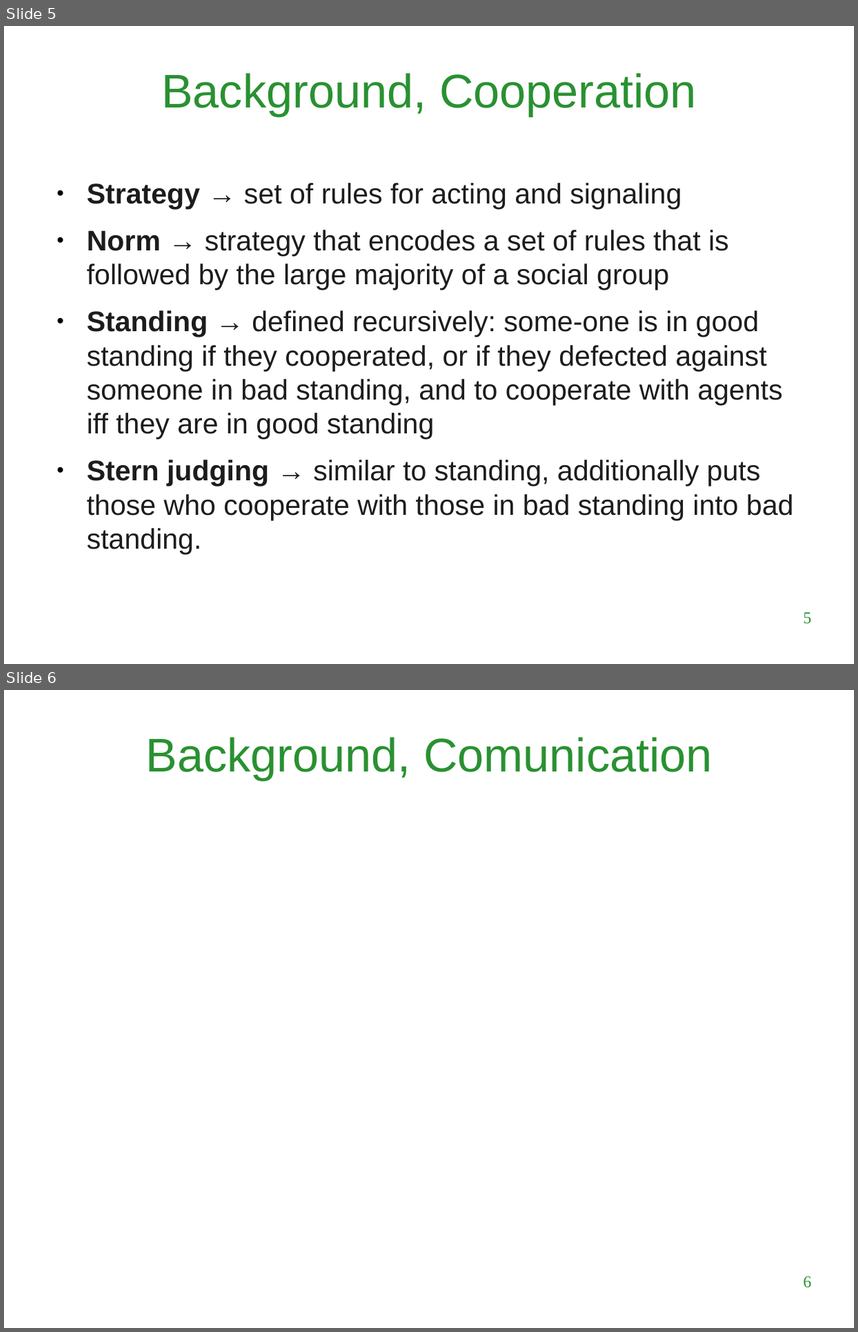
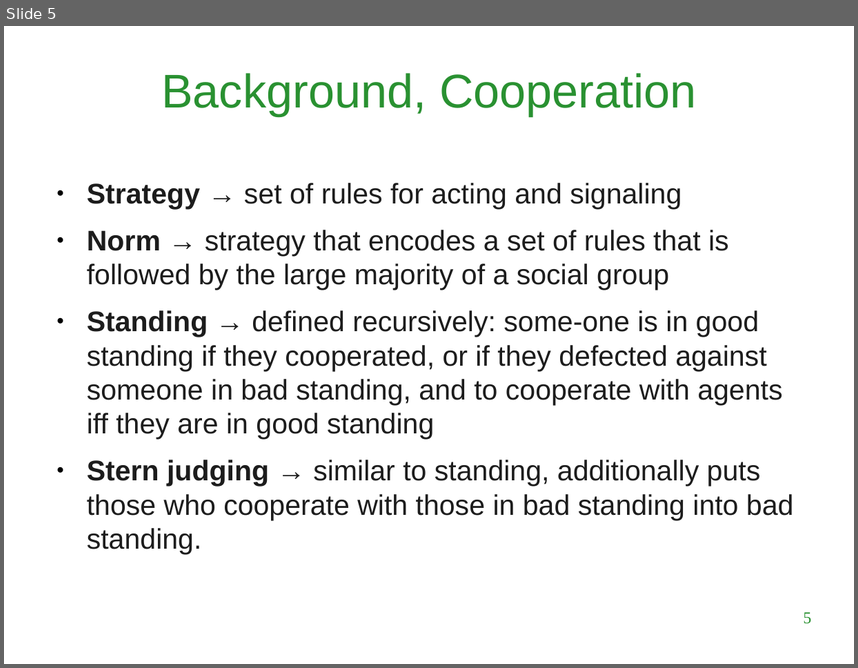
Before and after one commit to LuigiBrosNin/UNI, a slide deck: Master first year/Complex systems and network science/Tit_for_tatting_presentation.odp. Shown one above the other, each under a label of ours: slides 5 and 6 before the commit, slide 5 after it. The pictures are 858x1332 and 858x668 pixels, drawn with LibreOffice and Linux fonts; fonts in the diff are those of the drawing; background and template pictures are left out. Boxes give left, top, right and bottom in pixels: in the first picture for what was removed or moved away, otherwise in the second. Text is boxed around its words. In the diff, an @@ line names an element or a change of style, - is before the commit and + after.

```diff
--- a/Master first year/Complex systems and network science/Tit_for_tatting_presentation.odp
+++ b/Master first year/Complex systems and network science/Tit_for_tatting_presentation.odp
@@ slide 6 removed at bbox=[4, 690, 854, 1328], background #FFFFFF @@
@@ title removed at bbox=[145, 737, 712, 780] @@
-Background, Comunication
@@ page number removed at bbox=[803, 1276, 811, 1288] @@
-6
```
Also in this commit, not shown: 3 slides added, 1 other file.
